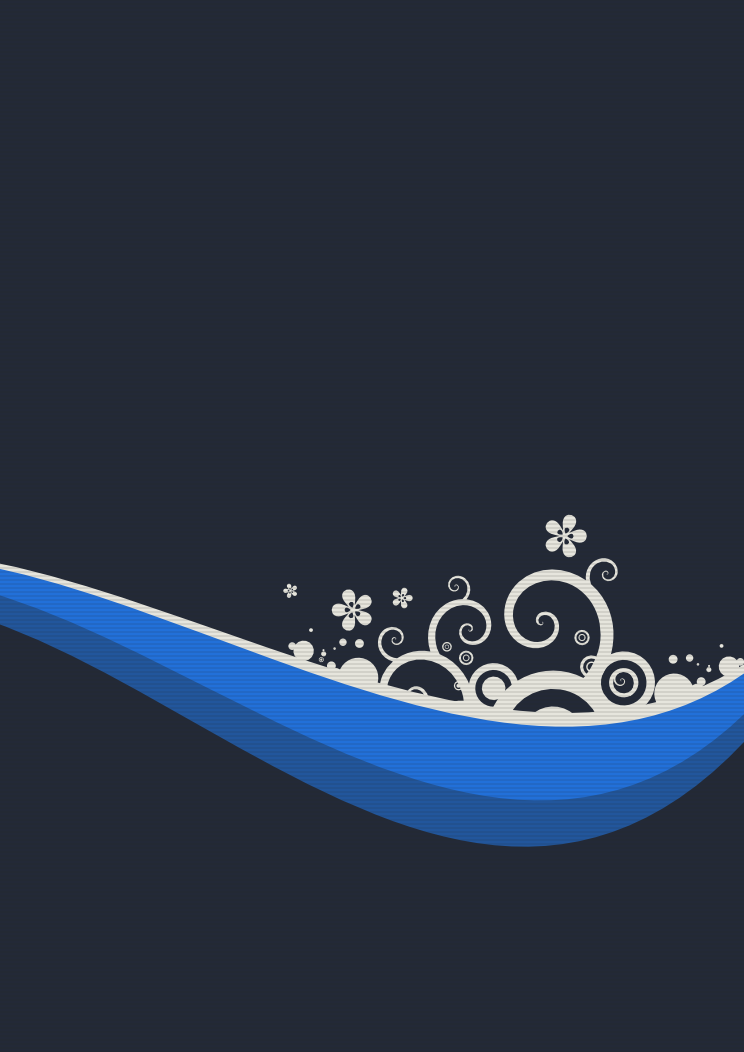
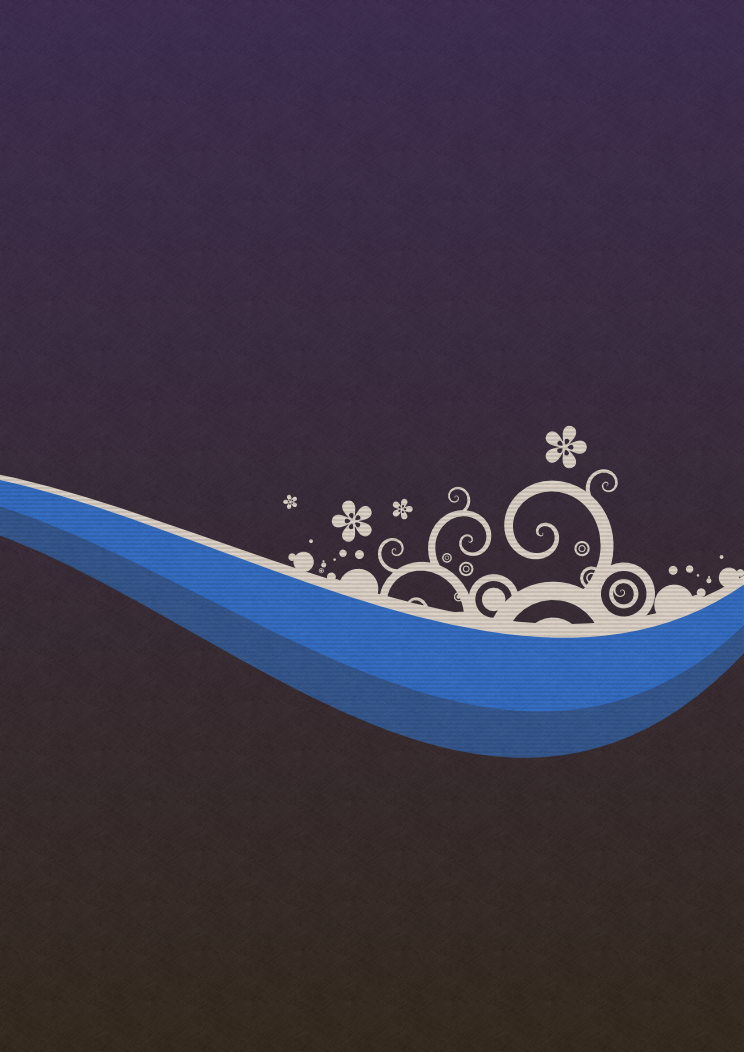
Before/after of a 744x1052 layered artwork. What changed in the layer stack:
painted on "Color#2" over [0, 0, 744, 1052]
removed layer "Pattern" (was 10%) over [0, 0, 744, 1052]
added layer "Shadow#4" (15%) above "Shadow#3" over [0, 0, 744, 1048]
added layer "Shadow#3" (10%) above "Pattern (Paper)" over [0, 427, 743, 757]
added layer "Pattern (Paper)" (15%) above "Shadow#5" over [0, 0, 744, 1052]
added layer "Shadow#5" above "Background#1" over [0, 0, 744, 1052]
added layer "Background#1" above "Background" over [0, 0, 744, 1052]
hid "Background" over [0, 0, 744, 1052]
